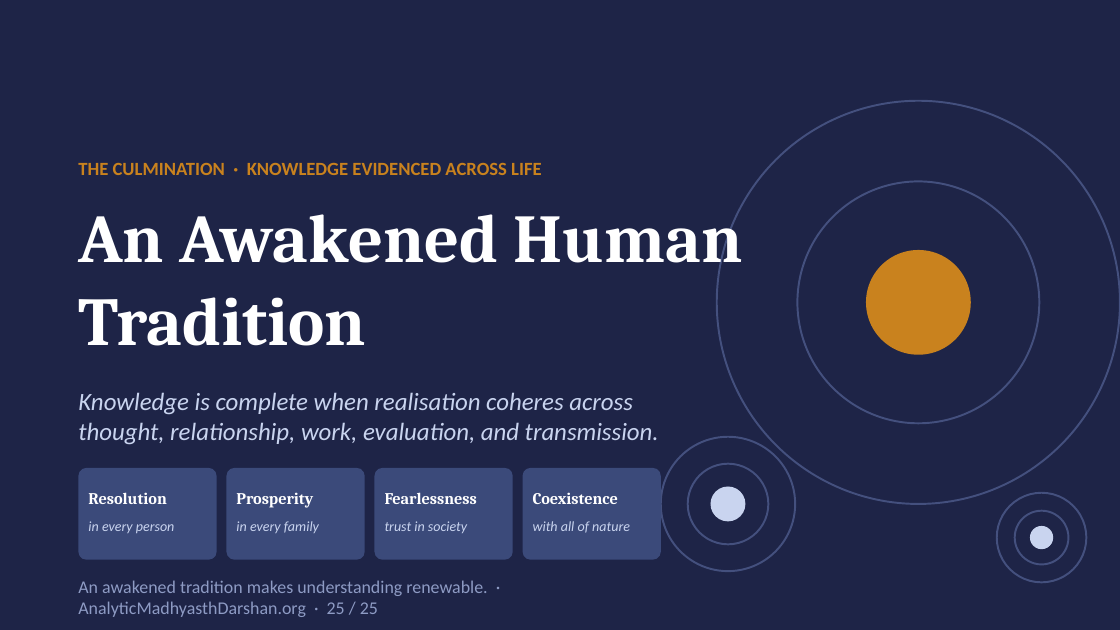
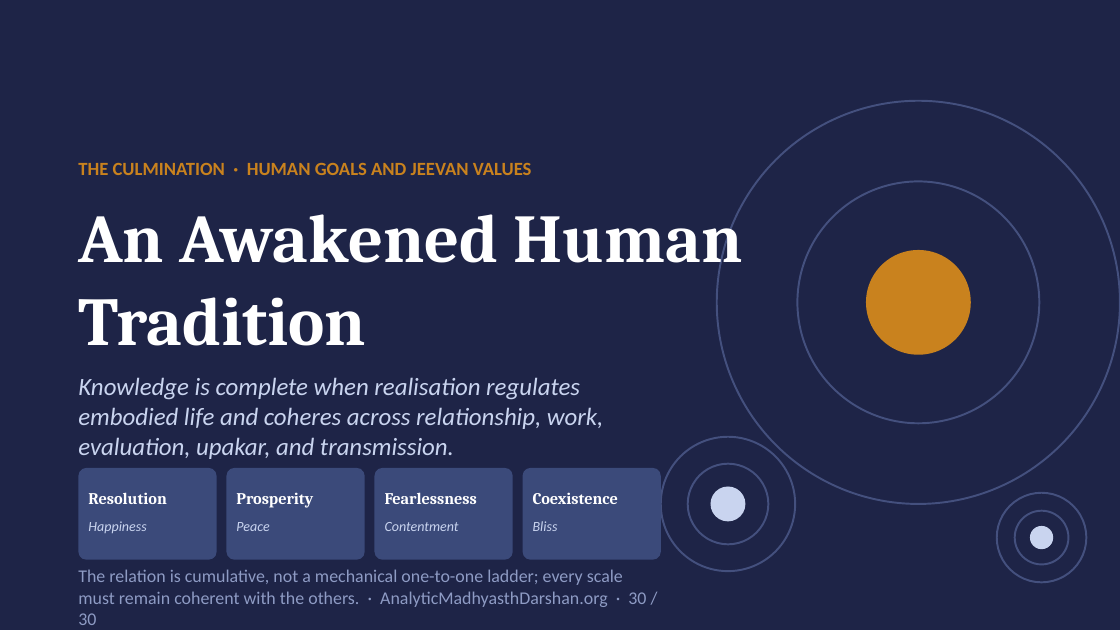
Before and after one commit to raghavamohan/AnalyticMadhyasthDarshan, a slide deck: slide 30 of Studies/The-Epistemology-of-Coexistence/The-Epistemology-of-Coexistence-Madhyasth-Darshan.pptx (slide 25 before the commit). Drawn at 1120x630 pixels with LibreOffice and Linux fonts; fonts in the diff are those of the drawing. Boxes give left, top, right and bottom in pixels: in the first picture for what was removed or moved away, otherwise in the second. Text is boxed around its words. In the diff, an @@ line names an element or a change of style, - is before the commit and + after.

```diff
--- a/Studies/The-Epistemology-of-Coexistence/The-Epistemology-of-Coexistence-Madhyasth-Darshan.pptx
+++ b/Studies/The-Epistemology-of-Coexistence/The-Epistemology-of-Coexistence-Madhyasth-Darshan.pptx
@@ text at [78, 163, 532, 175]: text changed @@
-THE CULMINATION · KNOWLEDGE EVIDENCED ACROSS LIFE
+THE CULMINATION · HUMAN GOALS AND JEEVAN VALUES
@@ text at [78, 377, 603, 459]: text changed @@
-Knowledge is complete when realisation coheres across thought, relationship, work, evaluation, and transmission.
+Knowledge is complete when realisation regulates embodied life and coheres across relationship, work, evaluation, upakar, and transmission.
@@ text at [88, 521, 146, 533]: text changed @@
-in every person
+Happiness
@@ text at [236, 522, 269, 531]: text changed @@
-in every family
+Peace
@@ text at [385, 522, 459, 531]: text changed @@
-trust in society
+Contentment
@@ text at [533, 521, 558, 531]: text changed @@
-with all of nature
+Bliss
@@ text at [78, 569, 646, 625]: text changed @@
-An awakened tradition makes understanding renewable. · AnalyticMadhyasthDarshan.org · 25 / 25
+The relation is cumulative, not a mechanical one-to-one ladder; every scale must remain coherent with the others. · AnalyticMadhyasthDarshan.org · 30 / 30
```
Also in this commit, not shown: 23 other slides changed, 6 slides added, 1 slide removed.
